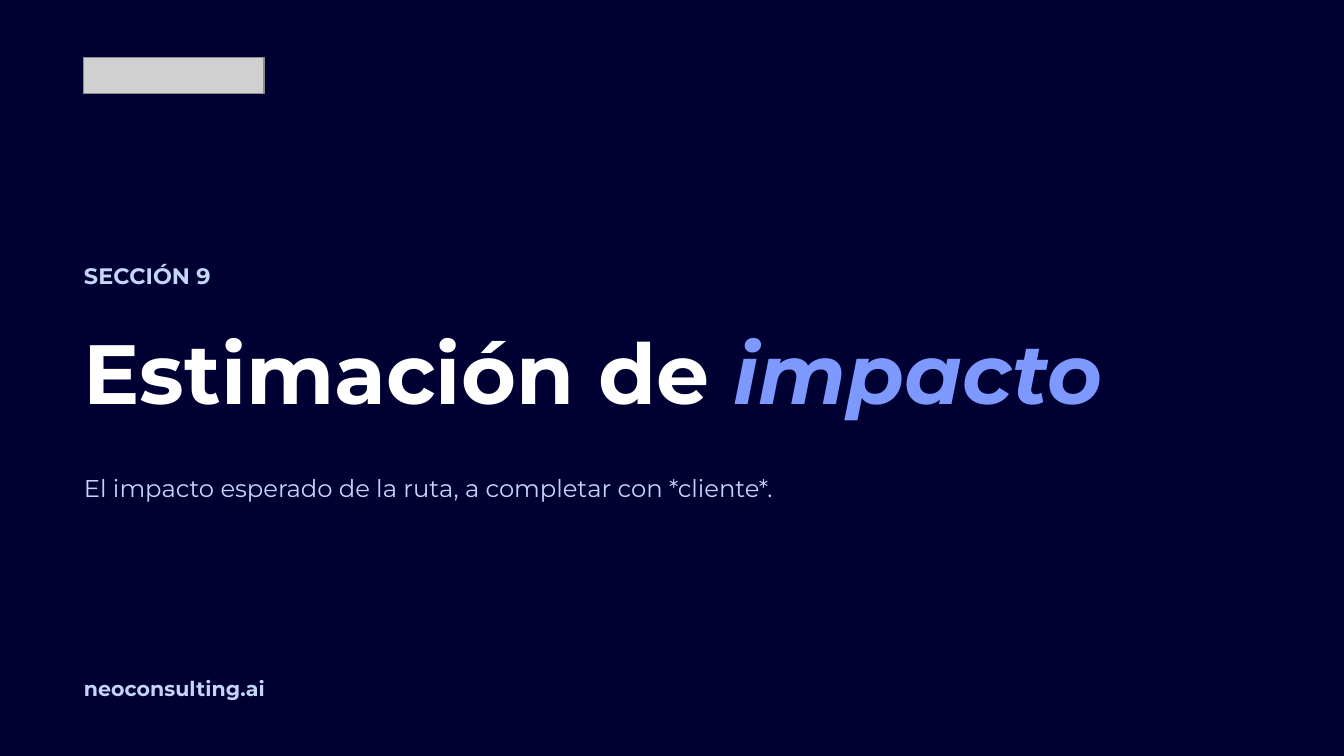
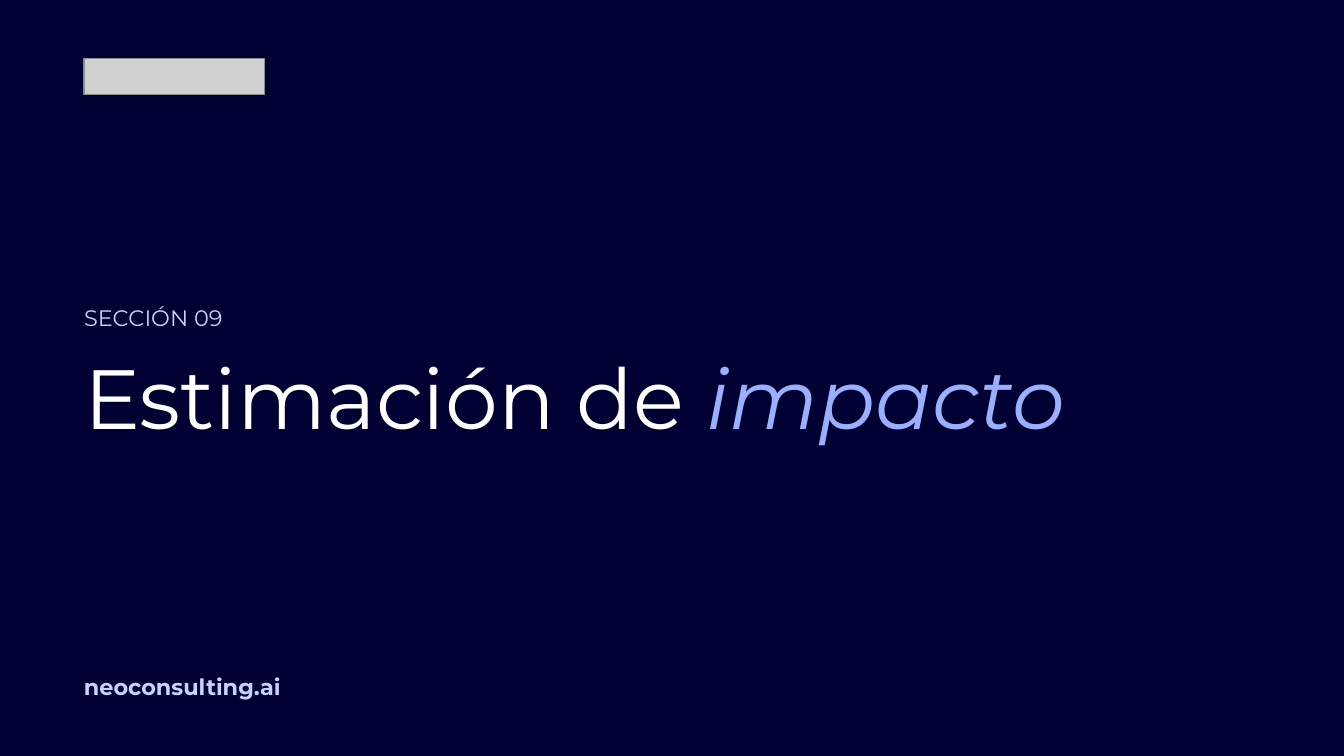
Before and after one commit to miguelchumacero/plantilla-base-deck, a slide deck: slide 31 of plantilla-base.pptx (slide 28 before the commit). Drawn at 1344x756 pixels with LibreOffice and Linux fonts; fonts in the diff are those of the drawing; grey boxes stand for pictures; background and template pictures are left out. Boxes give left, top, right and bottom in pixels: in the first picture for what was removed or moved away, otherwise in the second. Text is boxed around its words. In the diff, an @@ line names an element or a change of style, - is before the commit and + after.

```diff
--- a/plantilla-base.pptx
+++ b/plantilla-base.pptx
@@ text removed at [84, 264, 210, 285] @@
-SECCIÓN 9
@@ text added at [84, 306, 222, 326], 12 pt, text #C5D5F7 @@
+SECCIÓN 09
@@ text "Estimación de impacto": place and size @@
-text "Estimación de impacto" at [84, 338, 1103, 421]
+text "Estimación de impacto" at [84, 366, 1065, 446]
@@ text "Estimación de impacto" at [84, 366, 1065, 446]: text colour #7E99FE to #9AAFFE in "impacto"; bold off; line spacing 1 to 0.9; vertical alignment middle to top @@
@@ text removed at [84, 479, 773, 502] @@
-El impacto esperado de la ruta, a completar con *cliente*.
@@ text "neoconsulting.ai" at [84, 677, 281, 700]: size 11 to 12 pt; vertical alignment middle to top @@
```
Also in this commit, not shown: 32 other slides changed, 5 slides added, 8 slides removed, 2 other files.
